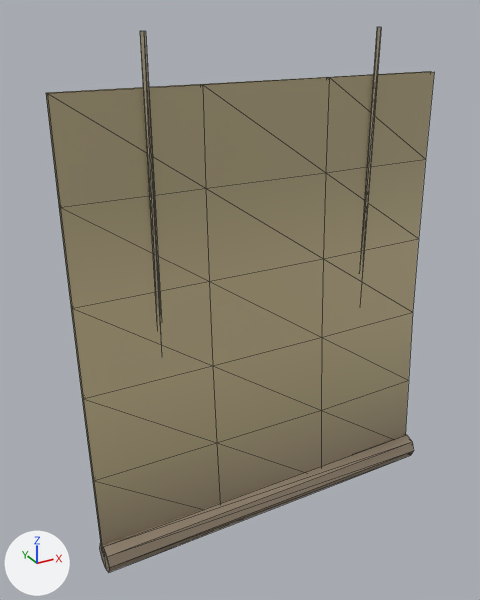
One commit to the glTF model godot/assets/models/prop_sudare.glb: the scene before it, then after it.
The view is the same before and after, from a 50 mm lens placed at (-0.754, -1.245, 0.139), pointed at (-0.068, 0.002, -0.484). The axes (+X, +Y, +Z) are drawn at lower left. The lights are the same throughout. The older version comes first. Mesh edges are drawn as thin lines. Vertices at exactly the same position are counted once.

Names of what the first picture shows: 'prop_sudare'.
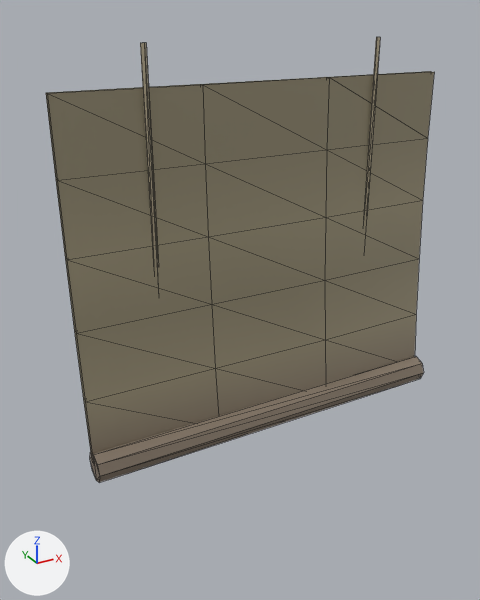
The edits, one by one:
me_prop_sudare is used by ob_prop_sudare; location (0.0, 0.0, 0.0).
me_prop_sudare had 80 vertices, 112 faces and spanned x -0.46..0.46, y -0.086..0.012, z -1.074..0.1.
me_prop_sudare now has 80 vertices, 112 faces and spans x -0.46..0.46, y -0.086..0.012, z -0.814..0.08.
me_prop_sudare part 1: the loose piece of 24 vertices spanning x -0.46..0.46, y -0.056..0.0, z -1.04..0.0 is scaled about the mesh origin by (1, 1, 0.75).
me_prop_sudare part 2: the loose piece of 24 vertices spanning x -0.46..0.46, y -0.044..0.012, z -1.04..0.0 is scaled about the mesh origin by (1, 1, 0.75).
me_prop_sudare part 3: the loose piece of 16 vertices spanning x -0.46..0.46, y -0.086..-0.018, z -1.074..-1.006 is moved by (0.0, 0.0, 0.26).
me_prop_sudare part 4: the loose piece of 8 vertices spanning x 0.27..0.282, y -0.016..0.0, z -0.572..0.1 is scaled about its middle by (1, 1, 0.757), then moved by (0.0, 0.0, 0.062).
me_prop_sudare part 5: the loose piece of 8 vertices spanning x -0.282..-0.27, y -0.016..0.0, z -0.572..0.1 is scaled about its middle by (1, 1, 0.757), then moved by (0.0, 0.0, 0.062).
me_prop_sudare part 6: 27 faces centred in x -0.358..0.358, y -0.032..0.011, z -0.763..-0.069 are repainted in the vertex colours; the middle colour goes from beige #bbad87 to yellow #9a9177.
me_prop_sudare part 7: 28 faces centred in x -0.46..0.46, y -0.083..-0.021, z -1.071..-1.009 are repainted in the vertex colours; the middle colour goes from brown #958571 to brown #887a6b.
me_prop_sudare part 8: 21 faces centred in x -0.358..0.358, y -0.019..0.005, z -0.693..-0.347 are repainted in the vertex colours; the middle colour goes from beige #c9ba92 to beige #a39a7e.
me_prop_sudare part 9: 12 faces centred in x -0.358..0.358, y -0.048..-0.027, z -0.971..-0.901 are repainted in the vertex colours; the middle colour goes from beige #aa9b7d to brown #988c76.

Location of each change, (x1, y1, x2, y2) in pixels of the pictures (480 x 600 px; the box of a moved part takes in the faces that stretch with it):
'prop_sudare', reshaped, recoloured (18% shorter)
    before: (46, 27, 434, 573)
    after: (46, 37, 434, 482)
part 1 of me_prop_sudare, moved or reshaped
    before: (47, 72, 434, 545)
    after: (47, 72, 434, 454)
part 2 of me_prop_sudare, moved or reshaped
    before: (46, 71, 431, 544)
    after: (46, 71, 431, 452)
part 3 of me_prop_sudare, moved or reshaped
    before: (100, 434, 414, 573)
    after: (90, 356, 424, 482)
part 4 of me_prop_sudare, moved or reshaped
    before: (362, 27, 381, 272)
    after: (365, 37, 380, 222)
part 5 of me_prop_sudare, moved or reshaped
    before: (140, 31, 161, 334)
    after: (140, 43, 158, 279)
part 6 of me_prop_sudare, recoloured
    before: (46, 71, 434, 481)
    after: (46, 71, 434, 402)
part 7 of me_prop_sudare, recoloured
    before: (100, 434, 414, 573)
    after: (90, 356, 424, 482)
part 8 of me_prop_sudare, recoloured
    before: (59, 173, 419, 399)
    after: (56, 150, 423, 333)
part 9 of me_prop_sudare, recoloured
    before: (92, 380, 409, 545)
    after: (83, 314, 416, 454)
